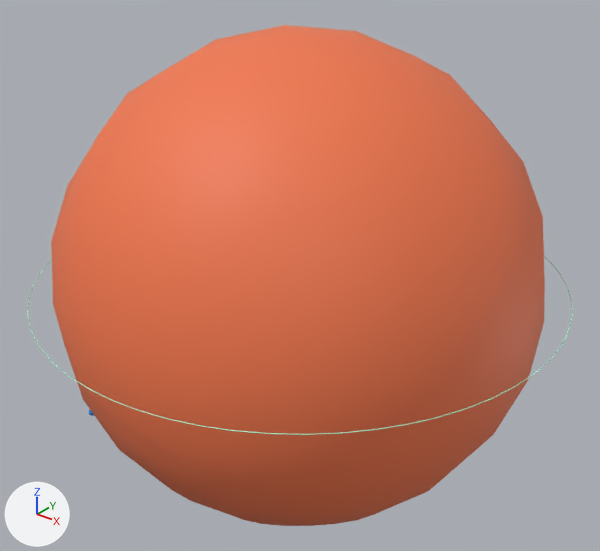
A saved change to the glTF model glb/58.glb.
Rendered twice from a camera (50 mm lens) standing at (1.614, -2.017, 1.251) and looking at (0.0, 0.0, 0.001). Lighting does not change. The marker at lower left points along +X, +Y and +Z. The first picture is the older version. Where no turn or scale is listed for an object, it has been applied to the vertices.

The scene before the commit, as lines of its bpy script (objects in view):
```python
mat_tmp_orb_58_6s = principled_material('TMP_orb_58_6s')
mat_tmp_orb_58_6s.base_color = (0.889, 0.186, 0.0718)  # orange #f2774c
mat_tmp_orb_58_6s.roughness = 0.6
me_tmp_6s0_58 = bpy.data.meshes.new('TMP_6s0_58')
me_tmp_6s0_58.from_pydata(...)  # a UV sphere (16 segments, 12 rings, poles along z) spanning x -1.0..1.0, y -1.0..1.0, z -1.0..1.0
me_tmp_6s0_58.materials.append(mat_tmp_orb_58_6s)  # orange #f2774c
ob_orbital_6s_0 = bpy.data.objects.new('Orbital_6s_0', me_tmp_6s0_58)
ob_orbital_6s_0.parent = ob_atom_058_ce
ob_orbital_6s_0.location = (0.0, 0.0, 0.0)
ob_orbital_6s_0.rotation_euler = (0.396, 0.865, 2.78)  # degrees (23, 50, 159)
ob_orbital_6s_0.scale = (0.828, 0.828, 0.828)
```
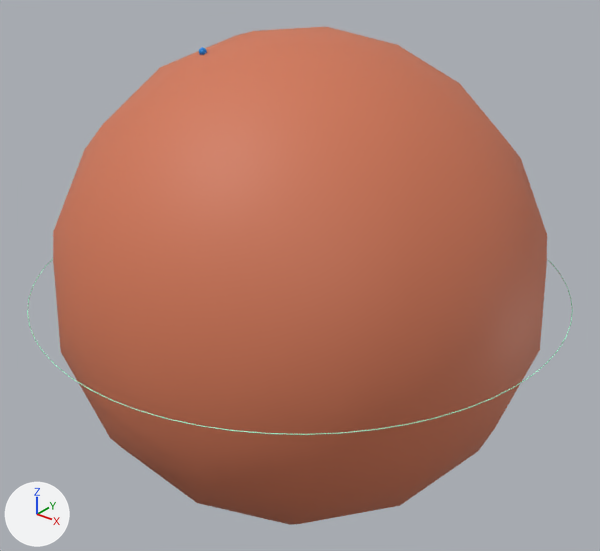
Pixel boxes (x1, y1, x2, y2) of what changed, in the pictures (600 x 551 px):
'Orbital_6s_0', recoloured, turned: before (51, 25, 545, 526); after (53, 27, 547, 525)

The change, as a diff of the scene's bpy script:
```diff
--- a/glb/58.glb.py
+++ b/glb/58.glb.py
@@ mat_tmp_orb_58_6s @@
 mat_tmp_orb_58_6s = principled_material('TMP_orb_58_6s')
-mat_tmp_orb_58_6s.base_color = (0.889, 0.186, 0.0718)  # orange #f2774c
+mat_tmp_orb_58_6s.base_color = (0.647, 0.186, 0.0951)  # orange #d27757
 mat_tmp_orb_58_6s.roughness = 0.6
@@ ob_orbital_6s_0 @@
 ob_orbital_6s_0.location = (0.0, 0.0, 0.0)
-ob_orbital_6s_0.rotation_euler = (0.396, 0.865, 2.78)  # degrees (23, 50, 159)
+ob_orbital_6s_0.rotation_euler = (0.622, 0.35, 0.439)  # degrees (36, 20, 25)
 ob_orbital_6s_0.scale = (0.828, 0.828, 0.828)
```
